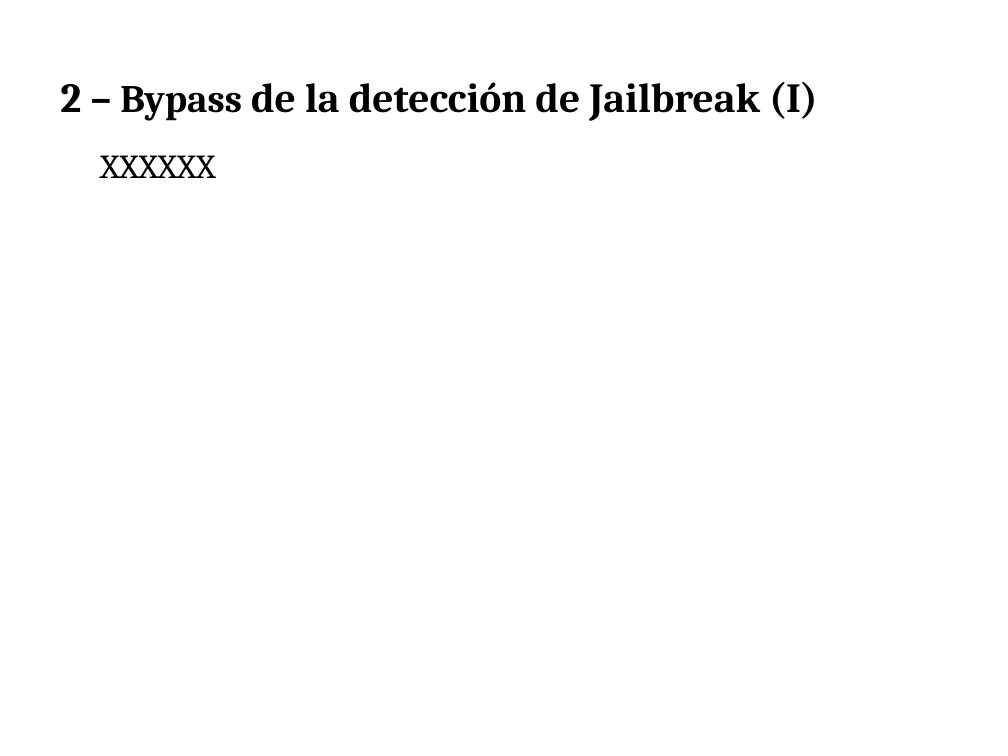
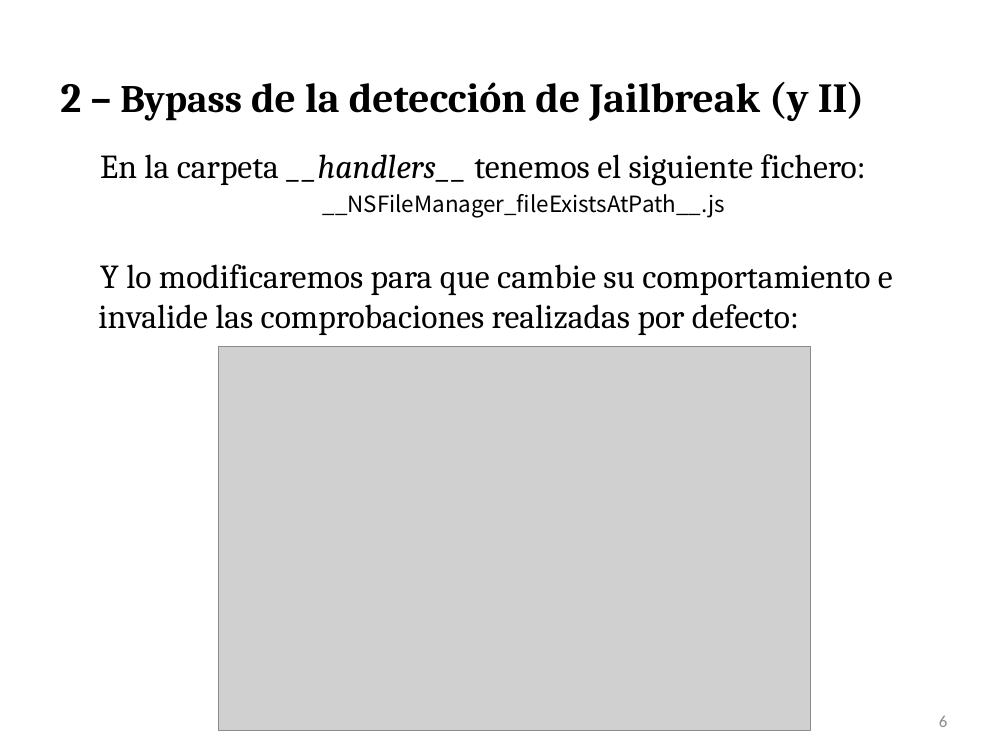
Before and after one commit to press1key/Sistemas-Ubicuos, a slide deck: slide 6 of Cybersecurity Management UPC - Sistemas Ubicuos iOS.pptx. Drawn at 1008x756 pixels with LibreOffice and Linux fonts; fonts in the diff are those of the drawing; grey boxes stand for pictures. Boxes give left, top, right and bottom in pixels: in the first picture for what was removed or moved away, otherwise in the second. Text is boxed around its words. In the diff, an @@ line names an element or a change of style, - is before the commit and + after.

```diff
--- a/Cybersecurity Management UPC - Sistemas Ubicuos iOS.pptx
+++ b/Cybersecurity Management UPC - Sistemas Ubicuos iOS.pptx
@@ text at (60, 82, 865, 121): text changed @@
-2 – Bypass de la detección de Jailbreak (I)
+2 – Bypass de la detección de Jailbreak (y II)
@@ text at (98, 154, 893, 335): text changed @@
-XXXXXX
+En la carpeta __handlers__ tenemos el siguiente fichero:
+  __NSFileManager_fileExistsAtPath__.js
+  Y lo modificaremos para que cambie su comportamiento e invalide las comprobaciones realizadas por defecto:
@@ picture added at (219, 347, 811, 731) @@
@@ page number added at (939, 716, 947, 727), 12 pt, text #8C8C8C @@
+6
```
Also in this commit, not shown: 15 other slides changed, 6 slides added.
